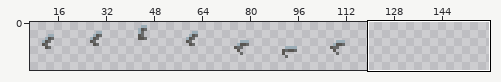
Sprite sheet: overworld/src/assets/sprites/hero_sword/hero_sword_up.png. The first picture is a wide view before the edit; the outline marks the close-up.
Close-up. As it was:
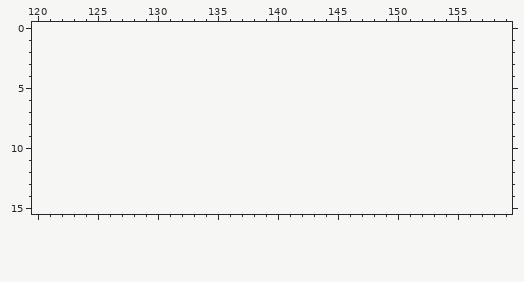
The file is 448x64 pixels, drawn in blocks of 4x4; one block is one cell here. Shown: x 120..159, y 0..15. The old version is drawn lined up with the new one, on the new canvas. The wide view leaves out empty margins.
After the commit:
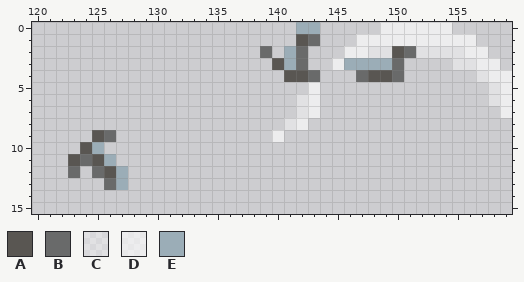
Palette (. is transparent): A #595652  B #696a6a  C #ffffff67  D #ffffffa4  E #9badb7
The edit:
canvas 112x16 -> 160x16
y 0: x 142..143 .. -> EE; x 149..154 ...... -> DDDDDD
y 1: x 142..143 .. -> AB; x 147..156 .......... -> DDDDDDDDDD
y 2: x 139 . -> B; x 141..142 .. -> EB; x 146..157 ............ -> DDCCABCCCCDD
y 3: x 140..142 ... -> AEB; x 145..150 ...... -> DEEEEB; x 155..158 .... -> CCDD
y 4: x 141..143 ... -> AAB; x 147..150 .... -> BAAB; x 157..159 ... -> CDD
y 5: x 143 . -> D; x 158..159 .. -> CD
y 6: x 142..143 .. -> CD; x 158..159 .. -> CD
y 7: x 142..143 .. -> CD; x 159 . -> D
y 8: x 141..142 .. -> CD
y 9: x 125..126 .. -> AB; x 140 . -> D
y 10: x 124..125 .. -> AE
y 11: x 123..126 .... -> ABAE
y 12: x 123 . -> B; x 125..127 ... -> BAE
y 13: x 126..127 .. -> BE
